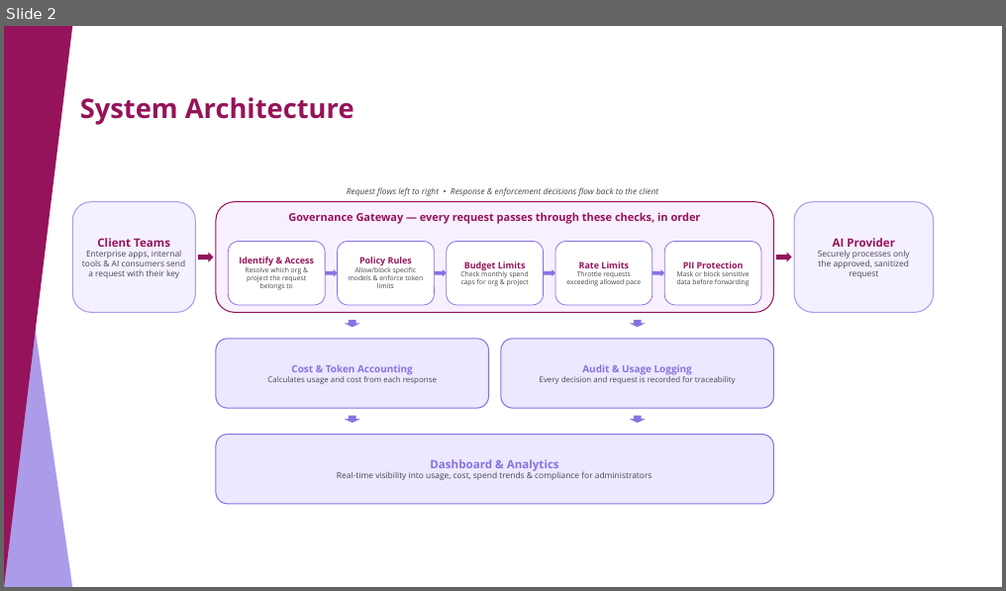
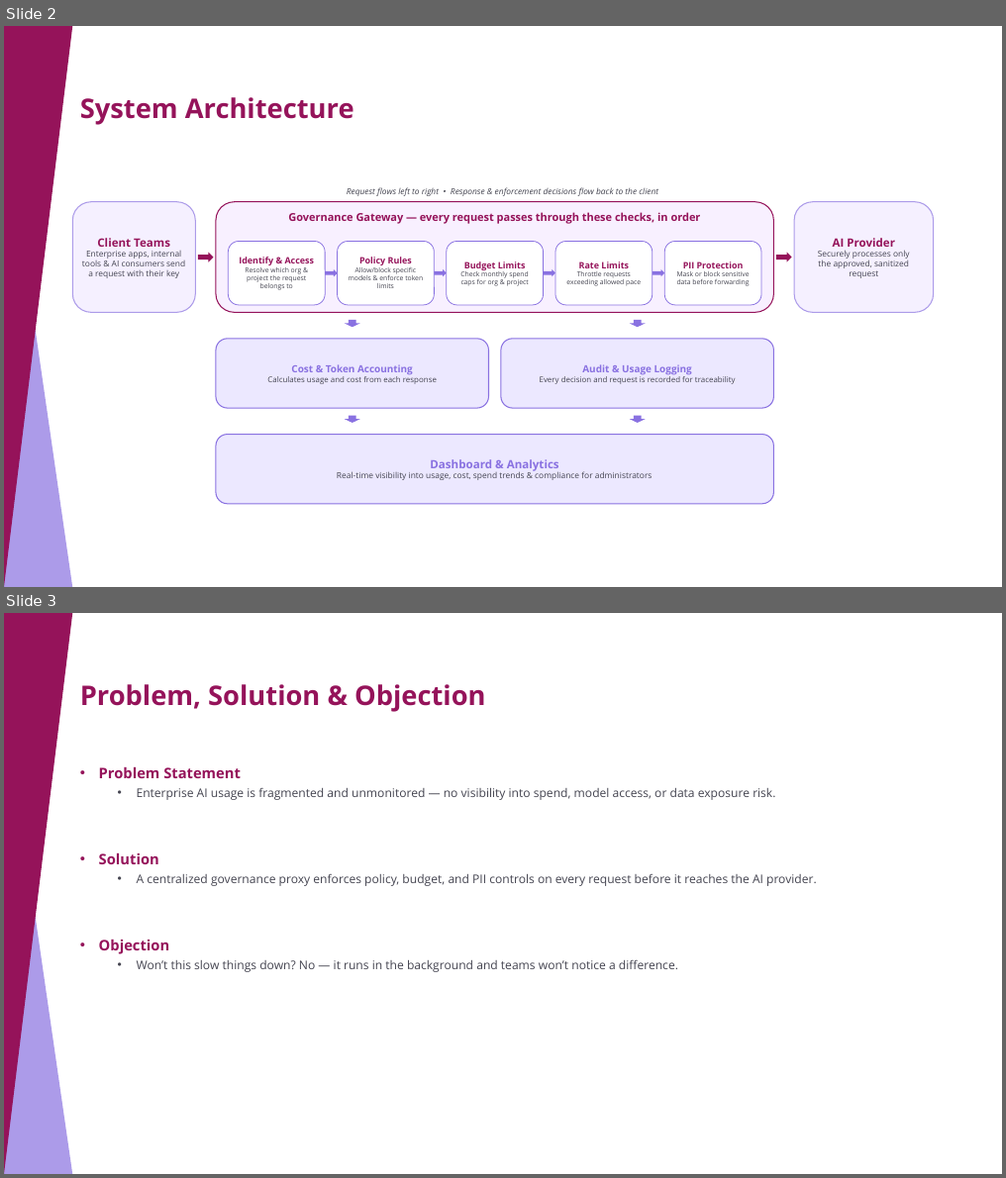
Before and after one commit to Surbhiampera/aigovernance_backend, a slide deck: Ampera AI Governance - Presentation.pptx. Shown one above the other, each under a label of ours: slide 2 before the commit, slides 2 and 3 after it. The pictures are 1006x591 and 1006x1178 pixels, drawn with LibreOffice and Linux fonts; fonts in the diff are those of the drawing; background and template pictures are left out. Boxes give left, top, right and bottom in pixels: in the first picture for what was removed or moved away, otherwise in the second. Text is boxed around its words. In the diff, an @@ line names an element or a change of style, - is before the commit and + after.

```diff
--- a/Ampera AI Governance - Presentation.pptx
+++ b/Ampera AI Governance - Presentation.pptx
@@ slide 3 added at [4,613,1002,1174], background #FFFFFF; not listed: 2 template elements that a slide beside it also shows @@
@@ title added at [80,684,486,712], 26 pt, text #95135A, bold @@
+Problem, Solution & Objection
@@ text added at [99,766,817,972], 11.5 pt, text #454551 @@
+• Problem Statement
+  • Enterprise AI usage is fragmented and unmonitored — no visibility into spend, model access, or data exposure risk.
+• Solution
+  • A centralized governance proxy enforces policy, budget, and PII controls on every request before it reaches the AI provider.
+• Objection
+  • Won’t this slow things down? No — it runs in the background and teams won’t notice a difference.
```
Also in this commit, not shown: 1 other file.
